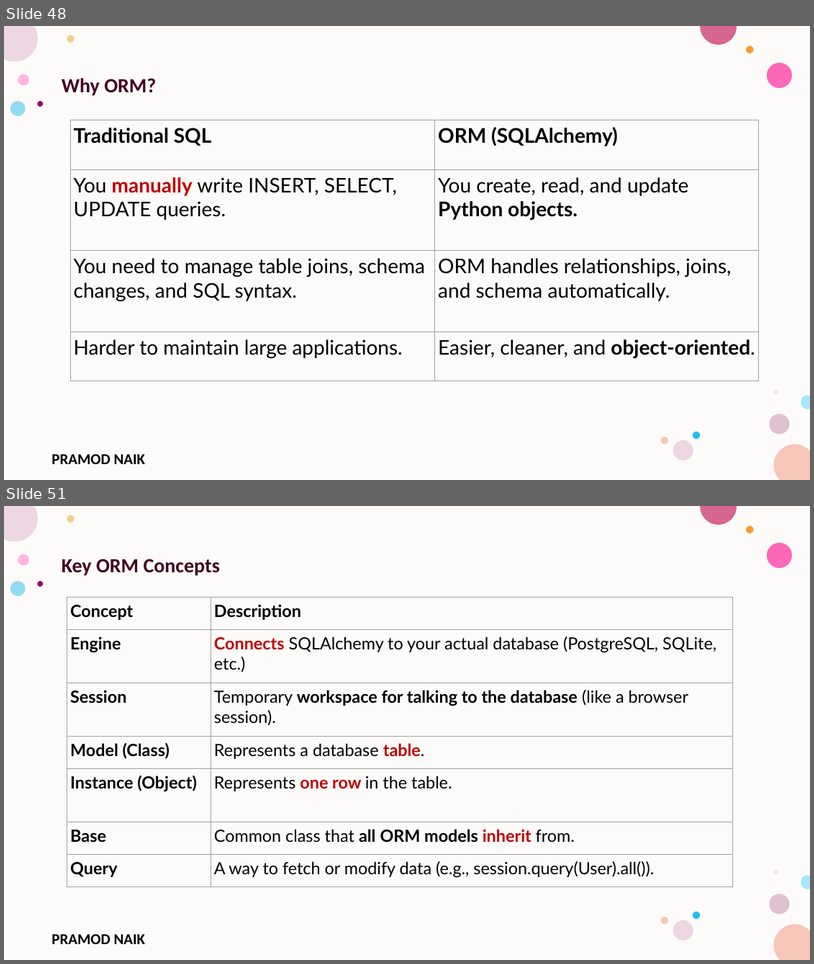
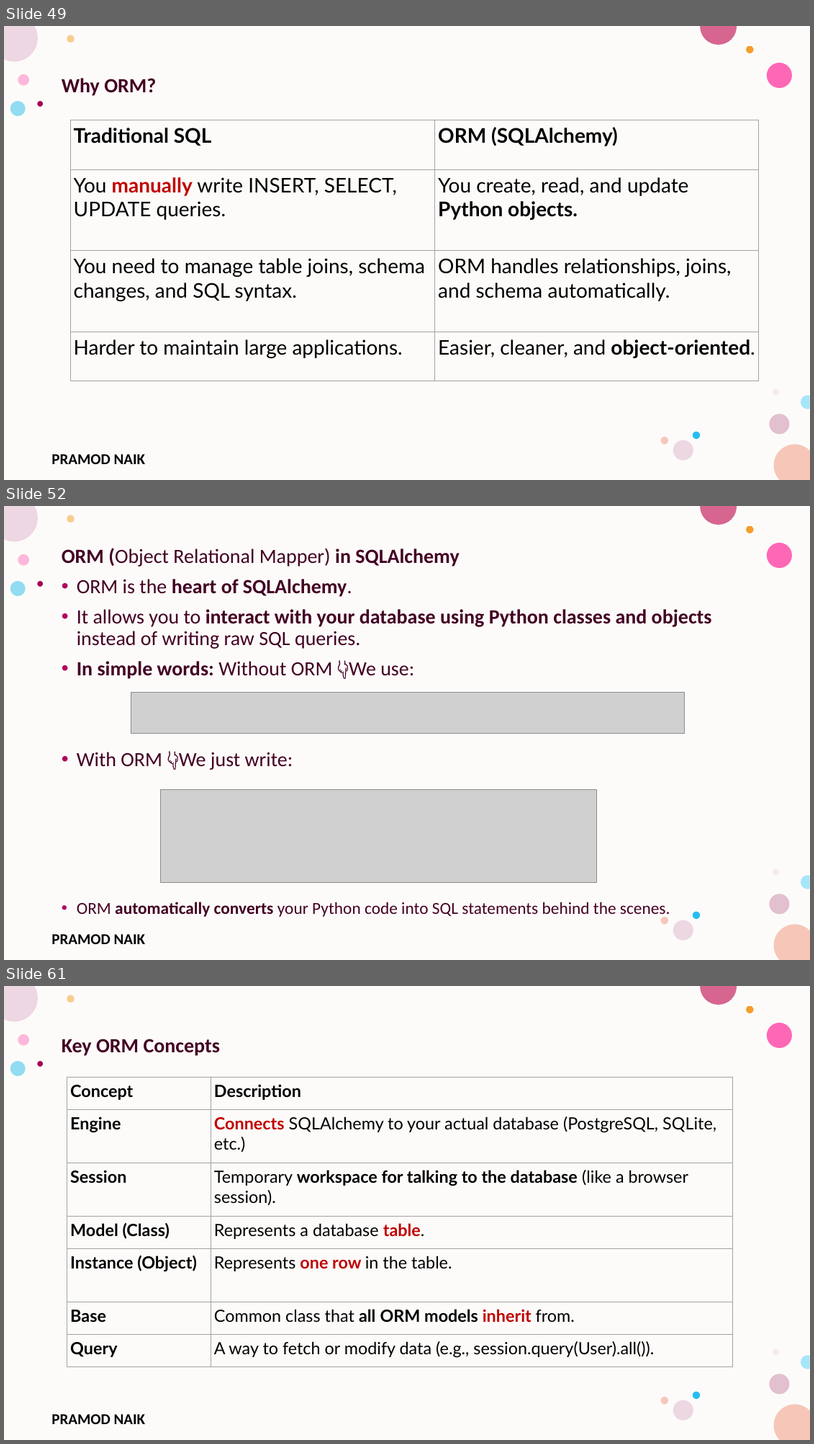
Before and after one commit to PRAMODNAIK-DEV/Backend-Dev-using-Python-FastAPI, a slide deck: FastAPI/FastAPI- Intermediate.pptx. Shown one above the other, each under a label of ours: slides 48 and 51 before the commit, slides 49, 52 and 61 after it; the slides between them are not shown. The pictures are 814x964 and 814x1444 pixels, drawn with LibreOffice and Linux fonts; fonts in the diff are those of the drawing; grey boxes stand for pictures; background and template pictures are left out. Boxes give left, top, right and bottom in pixels: in the first picture for what was removed or moved away, otherwise in the second. Text is boxed around its words. In the diff, an @@ line names an element or a change of style, - is before the commit and + after.

```diff
--- a/FastAPI/FastAPI- Intermediate.pptx
+++ b/FastAPI/FastAPI- Intermediate.pptx
@@ slide 52 added at bbox=[4, 506, 810, 960], background #FFFFFF; not listed: 17 template elements that a slide beside it also shows @@
@@ text added at bbox=[62, 548, 712, 918], 24 pt, text #420023 @@
+ORM (Object Relational Mapper) in SQLAlchemy
+• ORM is the heart of SQLAlchemy.
+• It allows you to interact with your database using Python classes and objects instead of writing raw SQL queries.
+• In simple words: Without ORM 👇We use:
+• With ORM 👇We just write:
+• ORM automatically converts your Python code into SQL statements behind the scenes.
@@ picture added at bbox=[131, 692, 685, 733] @@
@@ picture added at bbox=[160, 790, 597, 883] @@
@@ what was slide 48 is now slide 49 @@
@@ what was slide 51 is now slide 61 @@
```
Also in this commit, not shown: 6 slides changed, 9 other slides added, 5 other files.
